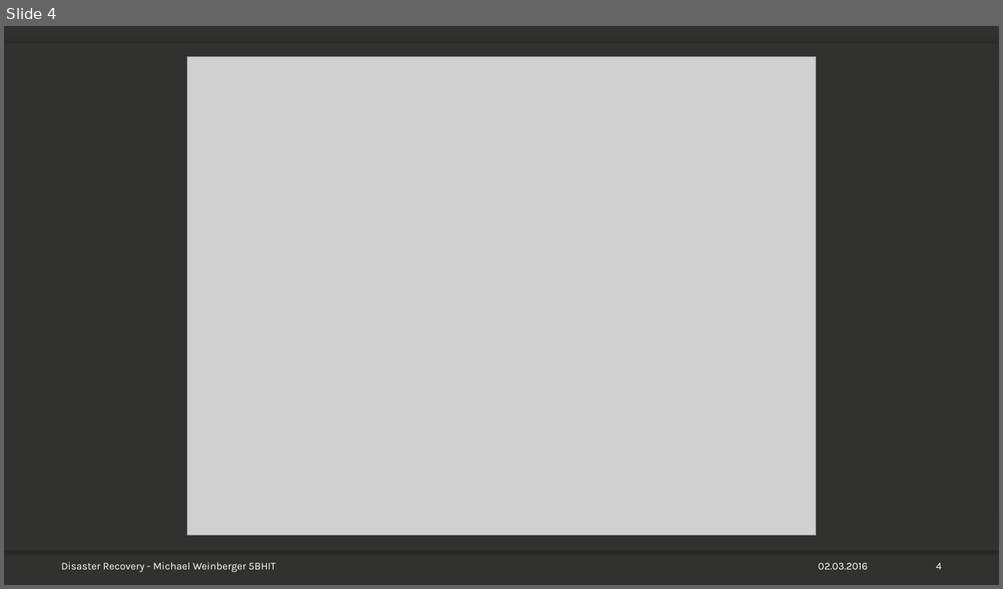
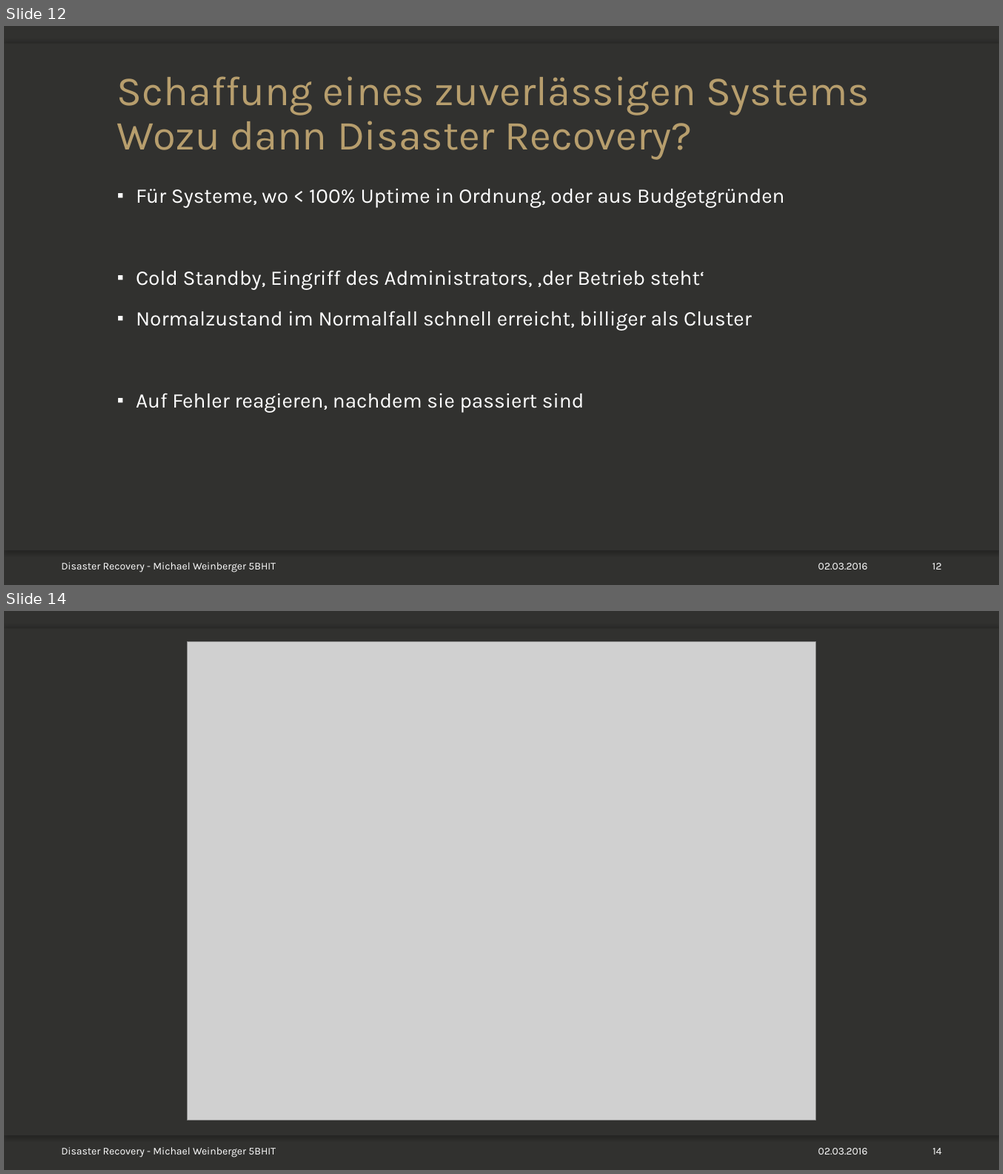
Before and after one commit to mweinberger-tgm/SYT-Referat, a slide deck: Disaster-Recovery_Weinb_5BHIT.pptx. Shown one above the other, each under a label of ours: slide 4 before the commit, slides 12 and 14 after it; the slides between them are not shown. The pictures are 1003x589 and 1003x1174 pixels, drawn with LibreOffice and Linux fonts; fonts in the diff are those of the drawing; grey boxes stand for pictures; background and template pictures are left out. Boxes give left, top, right and bottom in pixels: in the first picture for what was removed or moved away, otherwise in the second. Text is boxed around its words. In the diff, an @@ line names an element or a change of style, - is before the commit and + after.

```diff
--- a/Disaster-Recovery_Weinb_5BHIT.pptx
+++ b/Disaster-Recovery_Weinb_5BHIT.pptx
@@ slide 12 added at [4,26,999,585], background picture (left out); not listed: 3 template elements that a slide beside it also shows @@
@@ title added at [117,76,869,160], 40 pt, text #B79E6D @@
+Schaffung eines zuverlässigen Systems
+Wozu dann Disaster Recovery?
@@ text added at [136,188,784,413], 20 pt, text #FFFFFF @@
+▪ Für Systeme, wo < 100% Uptime in Ordnung, oder aus Budgetgründen
+▪ Cold Standby, Eingriff des Administrators, ‚der Betrieb steht‘
+▪ Normalzustand im Normalfall schnell erreicht, billiger als Cluster
+▪ Auf Fehler reagieren, nachdem sie passiert sind
@@ text added at [61,562,276,573], 10 pt, text #FFFFFF @@
+Disaster Recovery - Michael Weinberger 5BHIT
@@ text added at [818,563,868,570], 10 pt, text #FFFFFF @@
+02.03.2016
@@ page number added at [932,563,942,570], 10 pt, text #FFFFFF @@
+12
@@ what was slide 4 is now slide 14 @@
@@ page number at [932,1148,941,1155]: text changed @@
-4
+14
```
Also in this commit, not shown: 2 slides changed, 16 other slides added, 1 other file.
